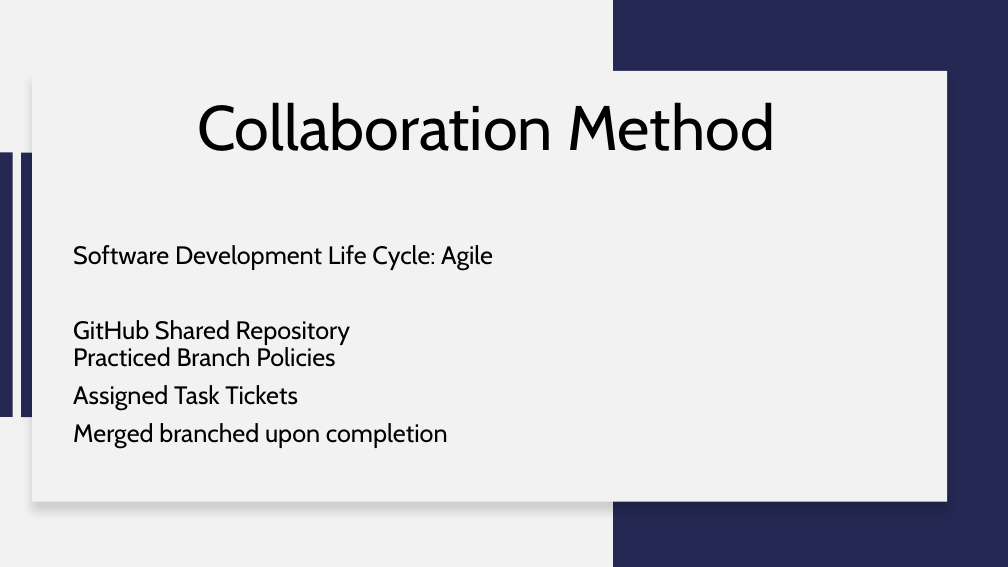
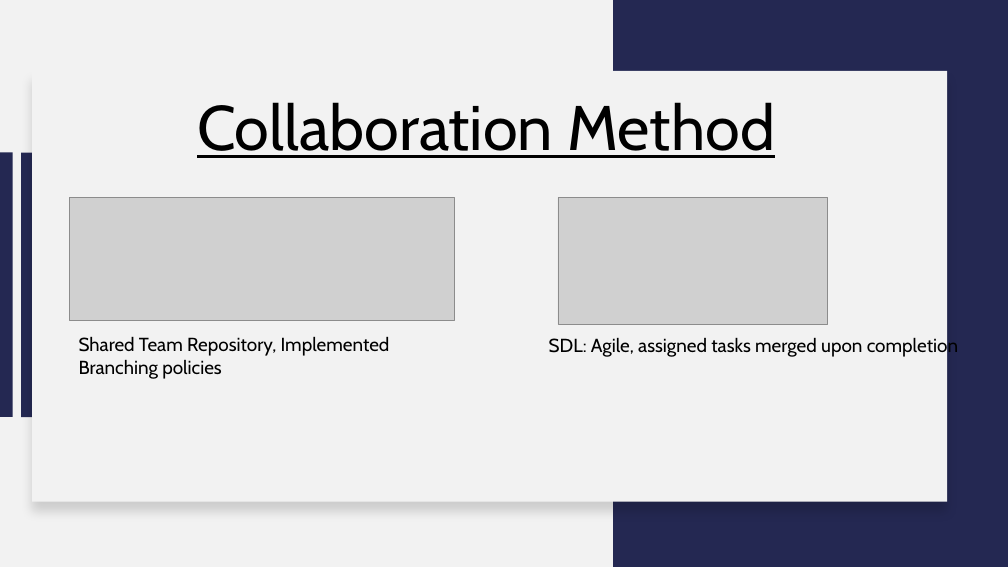
Before and after one commit to jjdeuce06/VulcanActivityTracker, a slide deck: slide 4 of Documentation/FinalPresentation/VulcanActivityTracker-Group2.pptx (slide 5 before the commit). Drawn at 1008x567 pixels with LibreOffice and Linux fonts; fonts in the diff are those of the drawing; grey boxes stand for pictures. Boxes give left, top, right and bottom in pixels: in the first picture for what was removed or moved away, otherwise in the second. Text is boxed around its words. In the diff, an @@ line names an element or a change of style, - is before the commit and + after.

```diff
--- a/Documentation/FinalPresentation/VulcanActivityTracker-Group2.pptx
+++ b/Documentation/FinalPresentation/VulcanActivityTracker-Group2.pptx
@@ text "Collaboration Method" at <box>197,102,775,158</box>: underline on @@
@@ picture added at <box>70,197,454,321</box> @@
@@ picture added at <box>558,197,828,324</box> @@
@@ text removed at <box>73,245,493,448</box> @@
-Software Development Life Cycle: Agile
-GitHub Shared Repository
-Practiced Branch Policies
-Assigned Task Tickets
-Merged branched upon completion
@@ text added at <box>79,336,390,379</box>, 18 pt, text #000000 @@
+Shared Team Repository, Implemented Branching policies
@@ text added at <box>549,336,958,357</box>, 18 pt, text #000000 @@
+SDL: Agile, assigned tasks merged upon completion
```
Also in this commit, not shown: 4 other slides changed, 2 slides added, 2 slides removed, 1 other file.
